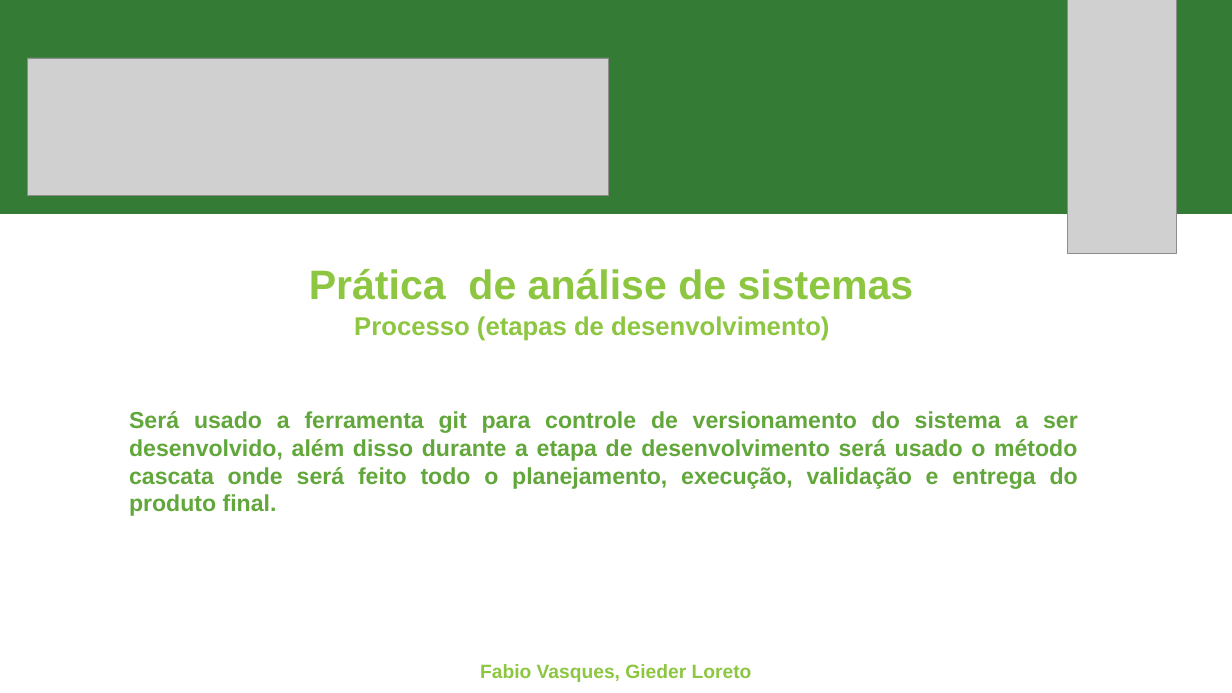
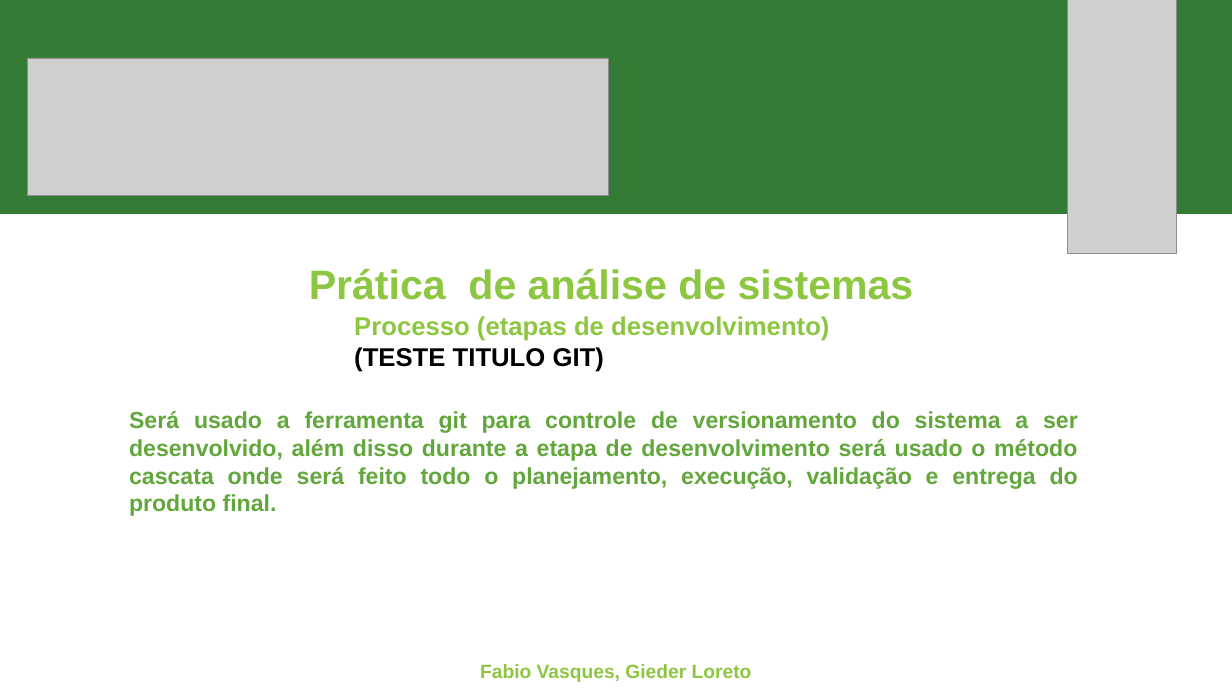
Before and after one commit to fabioportovasques/projeto-sus, a slide deck: slide 1 of primeira entrega.pptx. Drawn at 1232x693 pixels with LibreOffice and Linux fonts; fonts in the diff are those of the drawing; grey boxes stand for pictures. Boxes give left, top, right and bottom in pixels: in the first picture for what was removed or moved away, otherwise in the second. Text is boxed around its words. In the diff, an @@ line names an element or a change of style, - is before the commit and + after.

Commit message:
primeiro commit 2021

```diff
--- a/primeira entrega.pptx
+++ b/primeira entrega.pptx
@@ text at bbox=[354, 347, 604, 372]: paragraph added @@
+(TESTE TITULO GIT)
```
